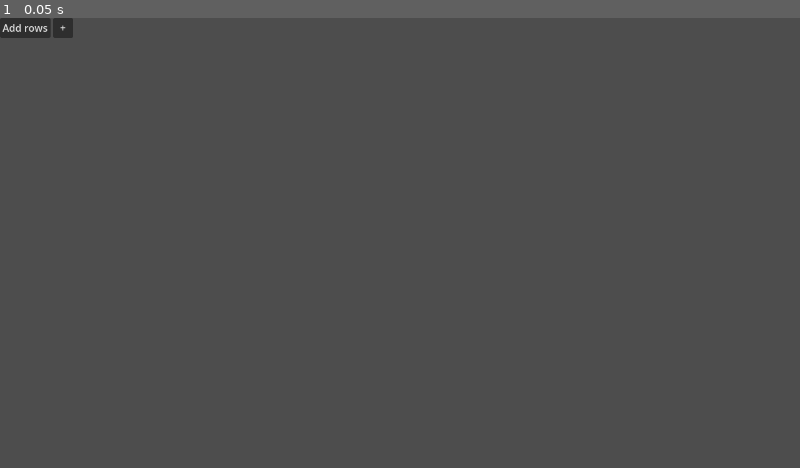
Above: before the commit, frame 1.
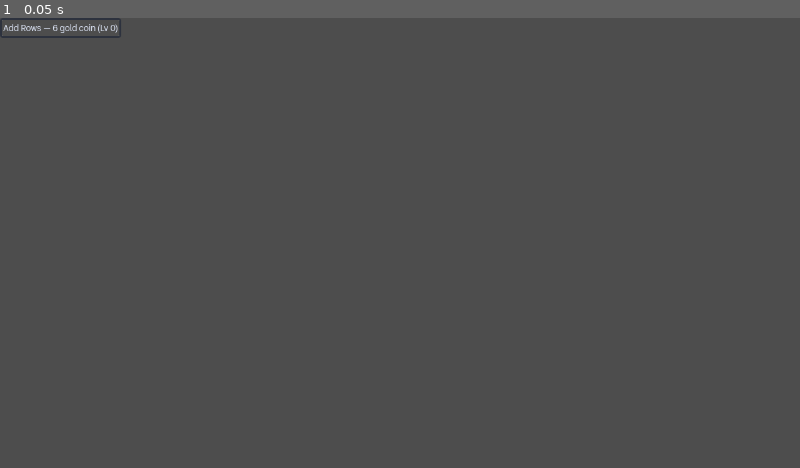
Above: after the commit, the same moment.

Repository: kjbrown-sandbox/pleenko
Game: Godot game, scene res://entities/upgrade_row/upgrade_row.tscn
The game is run twice, just before and just after one commit, with the same random seed, the same clock (stepped at 60 frames per second) and the same inputs. This scene is started directly instead of the project's main scene.
Inputs:
- Up to frame 1 (0.05 s): no input

The runs differ from the first frame. In frame 1, 0.4% of the frame differs, in the area x 0-16%, y 0-5%.
Error before the commit: Parse Error: Cannot infer the type of "border_col" variable because the value doesn't have a set type. (res://entities/upgrade_row/upgrade_row.gd:93)

Commit message:
More button themes

Diff:
--- a/style_lab/visual_theme.gd
+++ b/style_lab/visual_theme.gd
@@ -101,6 +101,21 @@
 @export var coin_emission_strength := 0.15                        # subtle glow
 @export var coin_fall_time := 0.4                                 # seconds per row bounce
 @export var coin_bounce_height := 0.2                             # upward arc between rows
+
+# ── Buttons ──────────────────────────────────────────────────────────
+@export_group("Buttons")
+@export var button_enabled_source: Palette = Palette.BG_3
+@export var button_disabled_source: Palette = Palette.BG_2
+@export var button_hovered_source: Palette = Palette.BG_4
+@export var button_text_source: Palette = Palette.BG_6
+@export var button_font: Font
+@export var button_font_size := 14
+@export var button_padding := Vector2(5, 5)                       # horizontal, vertical
+@export var button_border_radius := 4
+@export var button_border_width := 3
+@export var button_border_source: Palette = Palette.BG_4
+@export var button_pulse_scale := 1.03
+@export var button_pulse_duration := 0.12
 
 # ── Spacing / Layout ────────────────────────────────────────────────
 @export_group("Spacing")
@@ -167,6 +182,58 @@
 	get: return _resolve(normal_text_source)
 var at_cap_text_color: Color:
 	get: return _resolve(at_cap_text_source)
+var button_enabled_color: Color:
+	get: return _resolve(button_enabled_source)
+var button_disabled_color: Color:
+	get: return _resolve(button_disabled_source)
+var button_hovered_color: Color:
+	get: return _resolve(button_hovered_source)
+var button_text_color: Color:
+	get: return _resolve(button_text_source)
+var button_border_color: Color:
+	get: return _resolve(button_border_source)
+
+
+# ── Button style helpers ─────────────────────────────────────────────
+
+func _make_stylebox(bg_color: Color, border_col: Color = Color.TRANSPARENT) -> StyleBoxFlat:
+	var s := StyleBoxFlat.new()
+	s.bg_color = bg_color
+	s.corner_radius_top_left = button_border_radius
+	s.corner_radius_top_right = button_border_radius
+	s.corner_radius_bottom_left = button_border_radius
+	s.corner_radius_bottom_right = button_border_radius
+	s.content_margin_left = button_padding.x
+	s.content_margin_right = button_padding.x
+	s.content_margin_top = button_padding.y
+	s.content_margin_bottom = button_padding.y
+	if button_border_width > 0:
+		s.border_width_left = button_border_width
+		s.border_width_right = button_border_width
+		s.border_width_top = button_border_width
+		s.border_width_bottom = button_border_width
+		s.border_color = border_col if border_col.a > 0 else button_border_color
+	return s
+
+
+func apply_button_theme(button: Button, currency_type: int = -1) -> void:
+	var enabled_col := get_coin_color(currency_type) if currency_type >= 0 else button_enabled_color
+	var hovered_col := get_coin_color_light(currency_type) if currency_type >= 0 else button_hovered_color
+	var disabled_col := get_coin_color_dark(currency_type) if currency_type >= 0 else button_disabled_color
+	var border_col := get_coin_color(currency_type) if currency_type >= 0 else button_border_color
+	button.add_theme_stylebox_override("normal", _make_stylebox(enabled_col, border_col))
+	button.add_theme_stylebox_override("hover", _make_stylebox(hovered_col, border_col))
+	button.add_theme_stylebox_override("pressed", _make_stylebox(hovered_col, border_col))
+	button.add_theme_stylebox_override("disabled", _make_stylebox(disabled_col, border_col.darkened(0.3)))
+	button.add_theme_font_size_override("font_size", button_font_size)
+	var text_col := bg_shade_6 if currency_type >= 0 else button_text_color
+	button.add_theme_color_override("font_color", text_col)
+	button.add_theme_color_override("font_hover_color", text_col)
+	button.add_theme_color_override("font_pressed_color", text_col)
+	button.add_theme_color_override("font_disabled_color", text_col.darkened(0.4))
+	var font: Font = button_font if button_font else label_font
+	if font:
+		button.add_theme_font_override("font", font)
 
 
 # ── Color helpers ────────────────────────────────────────────────────
